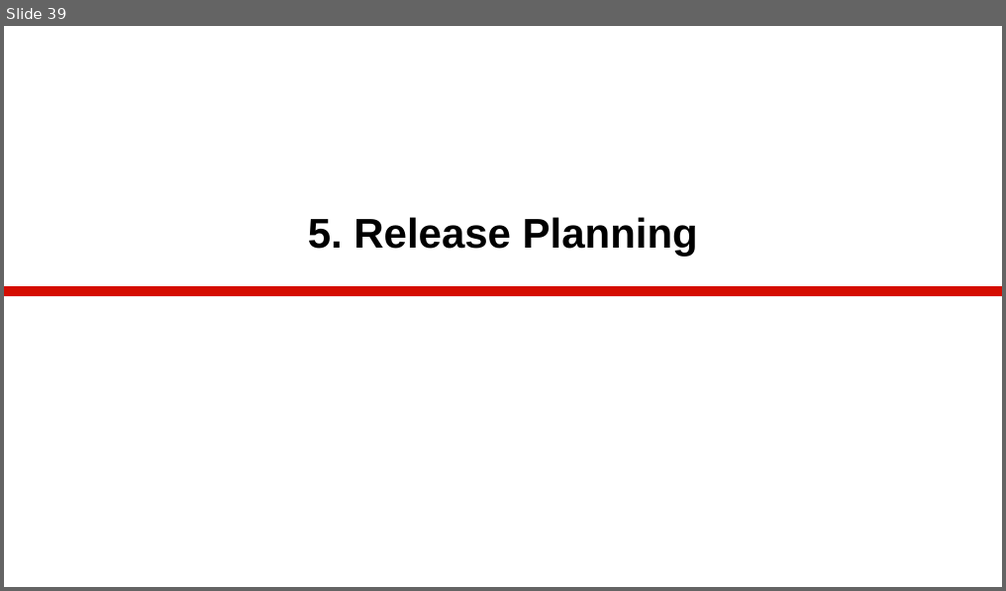
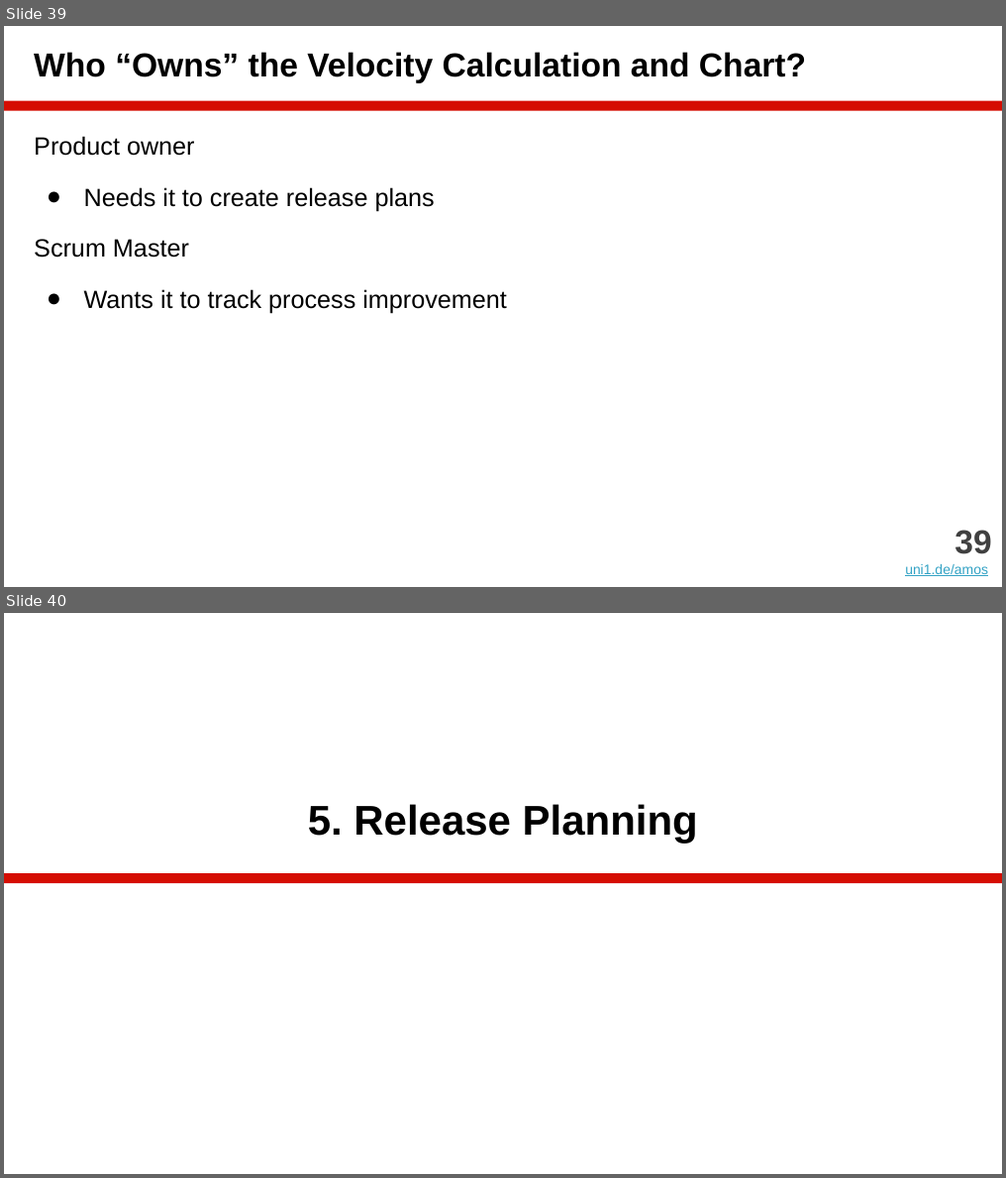
Before and after one commit to dirkriehle/amos-course, a slide deck: Lecture slides/AMOS B04 - Agile Planning.pptx. Shown one above the other, each under a label of ours: slide 39 before the commit, slides 39 and 40 after it. The pictures are 1006x591 and 1006x1178 pixels, drawn with LibreOffice and Linux fonts; fonts in the diff are those of the drawing. Boxes give left, top, right and bottom in pixels: in the first picture for what was removed or moved away, otherwise in the second. Text is boxed around its words. In the diff, an @@ line names an element or a change of style, - is before the commit and + after.

```diff
--- a/Lecture slides/AMOS B04 - Agile Planning.pptx
+++ b/Lecture slides/AMOS B04 - Agile Planning.pptx
@@ slide 39 added at (4,26,1002,587), background #FFFFFF @@
@@ title added at (34,52,806,83), 24 pt, text #000000, bold @@
+Who “Owns” the Velocity Calculation and Chart?
@@ rectangle added at (4,101,1002,111), fill #D50D01 @@
@@ text added at (34,136,507,313), 18 pt, text #000000 @@
+Product owner
+● Needs it to create release plans
+Scrum Master
+● Wants it to track process improvement
@@ text added at (905,530,991,576), 10 pt, text #34A3C5, underline @@
+39
+uni1.de/amos
@@ what was slide 39 is now slide 40 @@
```
Also in this commit, not shown: 4 slides changed, 1 other slide added, 12 other files.
